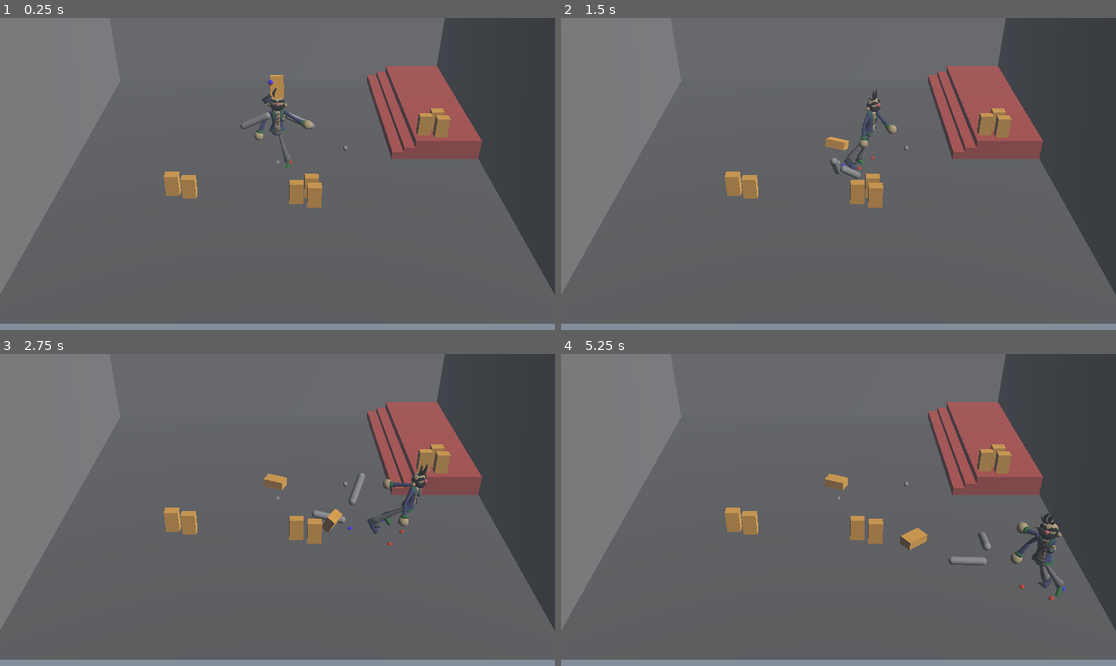
Above: before the commit, frames 1-4 (two rows, left to right).
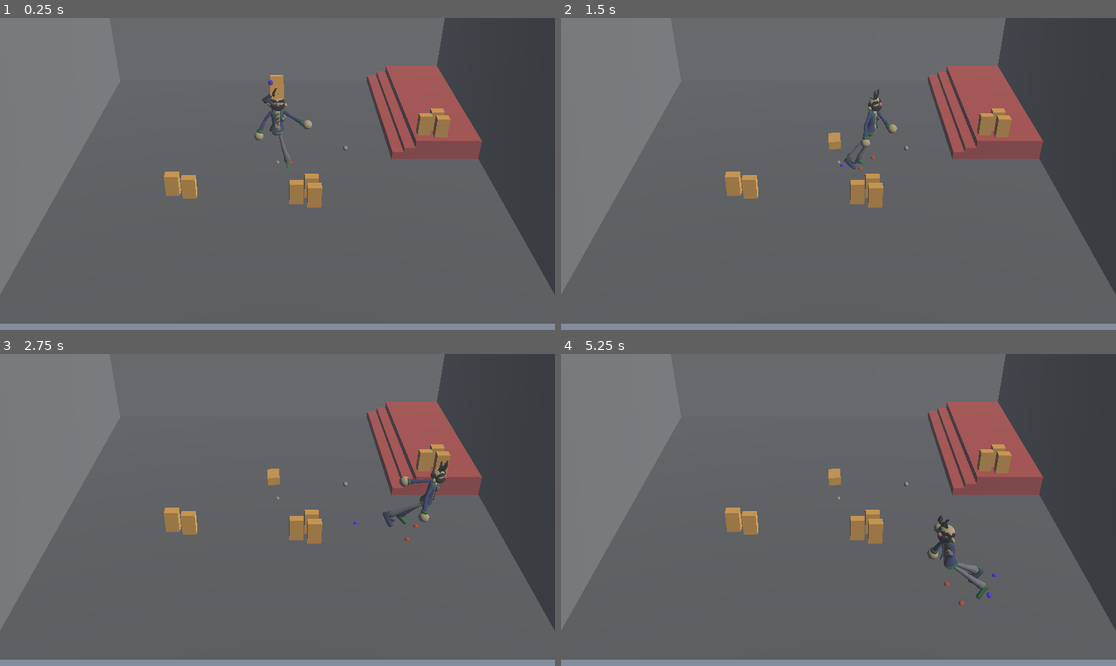
Above: after the commit, the same moments.

Repository: JulienKaspar/godot-wild-jam-88
Game: Godot game, scene res://Levels/Gyms/lvl_player_parkour.tscn
Same seed, same stepped clock (60 frames per second), same inputs: the game is played once before the commit and once after it.
Inputs:
- Up to frame 1 (0.25 s): no input
- Up to frame 2 (1.5 s): hold D (move_right) 0.53-1.28 s; hold S (move_back) from 1.28 s (still down)
- Up to frame 3 (2.75 s): release S (move_back) at 2.03 s; hold D (move_right) from 2.03 s (still down)
- Up to frame 4 (5.25 s): release D (move_right) at 2.78 s; hold W (move_forward) 2.78-3.53 s; hold A (move_left) 3.53-5.03 s; hold S (move_back) from 5.03 s (still down)

The runs differ from the first frame. In frame 1, less than 0.1% of the frame differs, in the area x 43-57%, y 18-41%; in frame 2, 0.5%; in frame 3, 1.6%; in frame 4, 2.2%, in the area x 47-91%, y 36-81%.
Error before the commit: Attempt to call function 'hide' in base 'null instance' on a null instance. (res://Characters/Player/player_controller.tscn::GDScript_jkj6u:34)

Commit message:
fixed naming issue on upper body

Diff:
--- a/Characters/Player/logic/player_movement.gd
+++ b/Characters/Player/logic/player_movement.gd
@@ -74,8 +74,8 @@
 	updateDebugHelpers(playerInputDir)
 	self.apply_central_impulse(impulse)
 
-	var body_offset = self.global_position - $"../RigidBody3D".global_position
+	var body_offset = self.global_position - $"../UpperBody".global_position
 	body_offset.y = 0.0
 	body_offset = body_offset * 1.5
 
-	$"../RigidBody3D".apply_impulse(body_offset)
+	$"../UpperBody".apply_impulse(body_offset)
--- a/Characters/Player/player_controller.tscn
+++ b/Characters/Player/player_controller.tscn
@@ -51,7 +51,7 @@
 		$RigidBally3D/up_aligned/helper_drunk_dir,
 		$RigidBally3D/up_aligned/helper_player_dir,
 		$RigidBally3D/up_aligned/helper_player_facing,
-		$RigidBody3D/helper_body_col,
+		$UpperBody/helper_body_col,
 		$ArmL/helper_arm_left,
 		$ArmR/helper_arm_right
 	]
